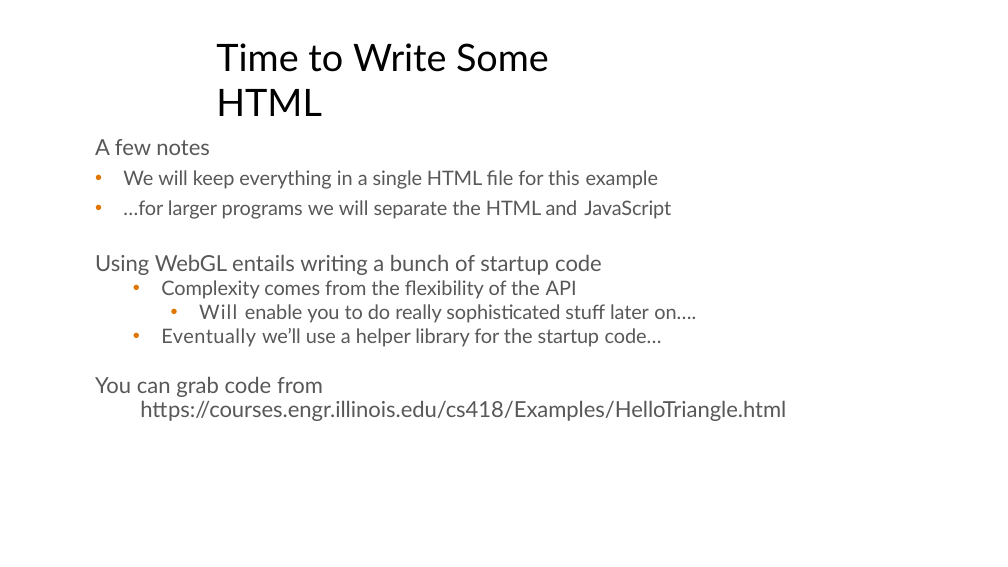
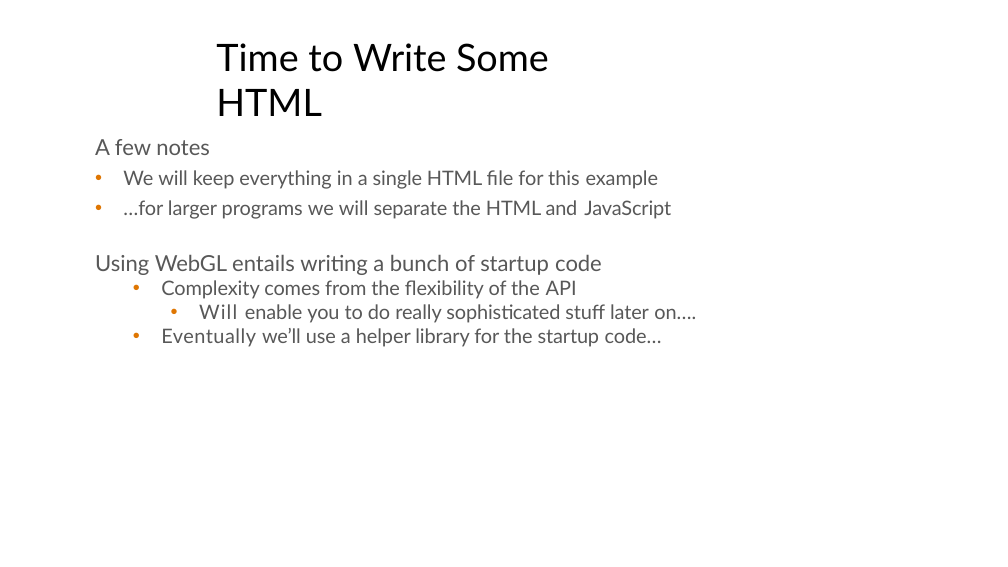
Before and after one commit to illinois-cs419/illinois-cs419.github.io, a slide deck: slide 3 of assets/Lectures/CS418-Lecture2-Webgl.pptx. Drawn at 1008x567 pixels with LibreOffice and Linux fonts; fonts in the diff are those of the drawing. Boxes give left, top, right and bottom in pixels: in the first picture for what was removed or moved away, otherwise in the second. Text is boxed around its words. In the diff, an @@ line names an element or a change of style, - is before the commit and + after.

```diff
--- a/assets/Lectures/CS418-Lecture2-Webgl.pptx
+++ b/assets/Lectures/CS418-Lecture2-Webgl.pptx
@@ text at bbox=[95, 376, 786, 421]: paragraphs removed @@
-You can grab code from
-https://courses.engr.illinois.edu/cs418/Examples/HelloTriangle.html
```
